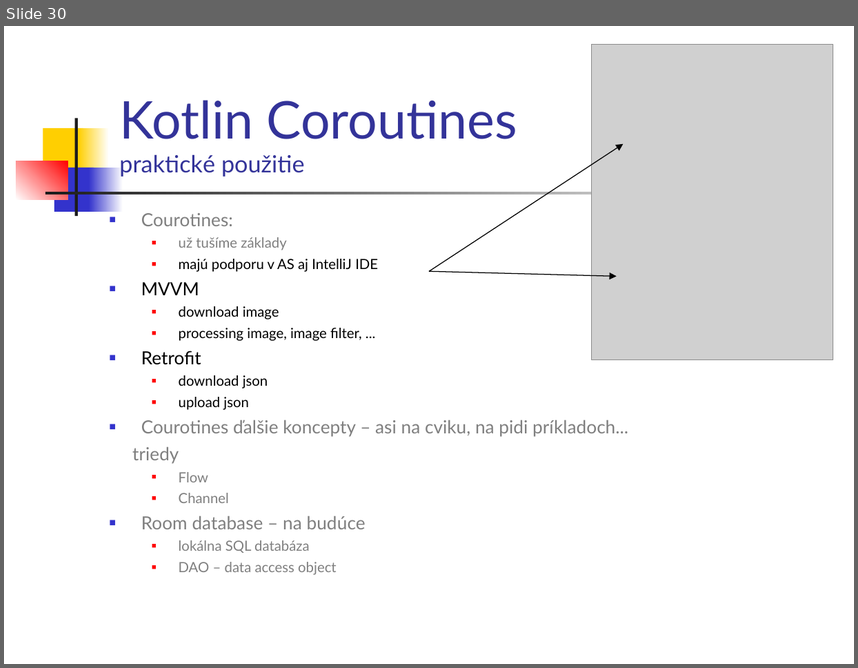
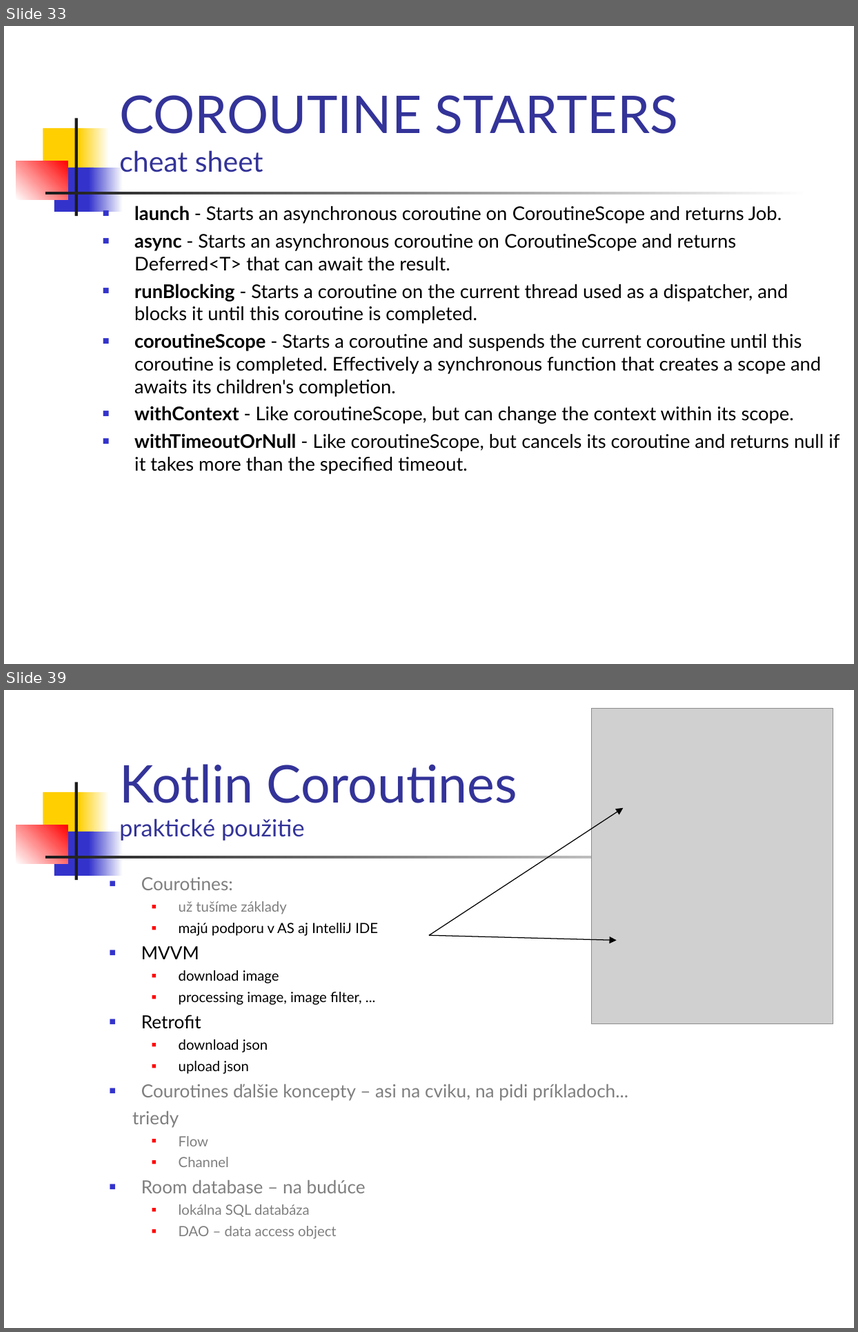
Before and after one commit to vmandro/Prednasky, a slide deck: 10/10_Android.ppt. Shown one above the other, each under a label of ours: slide 30 before the commit, slides 33 and 39 after it; the slides between them are not shown. The pictures are 858x668 and 858x1332 pixels, drawn with LibreOffice and Linux fonts; fonts in the diff are those of the drawing; grey boxes stand for pictures. Boxes give left, top, right and bottom in pixels: in the first picture for what was removed or moved away, otherwise in the second. Text is boxed around its words. In the diff, an @@ line names an element or a change of style, - is before the commit and + after.

```diff
--- a/10/10_Android.ppt
+++ b/10/10_Android.ppt
@@ slide 33 added at <box>4,26,854,664</box>, background #FFFFFF; not listed: 7 template elements that a slide beside it also shows @@
@@ title added at <box>119,95,678,172</box>, 44 pt, text #333399 @@
+COROUTINE STARTERS
+cheat sheet
@@ text added at <box>134,205,840,474</box>, 16 pt, text #000000 @@
+■ launch - Starts an asynchronous coroutine on CoroutineScope and returns Job.
+■ async - Starts an asynchronous coroutine on CoroutineScope and returns Deferred<T> that can await the result.
+■ runBlocking - Starts a coroutine on the current thread used as a dispatcher, and blocks it until this coroutine is completed.
+■ coroutineScope - Starts a coroutine and suspends the current coroutine until this coroutine is completed. Effectively a synchronous function that creates a scope and awaits its children's completion.
+■ withContext - Like coroutineScope, but can change the context within its scope.
+■ withTimeoutOrNull - Like coroutineScope, but cancels its coroutine and returns null if it takes more than the specified timeout.
@@ what was slide 30 is now slide 39 @@
```
Also in this commit, not shown: 8 slides changed, 9 other slides added, 4 other files.
